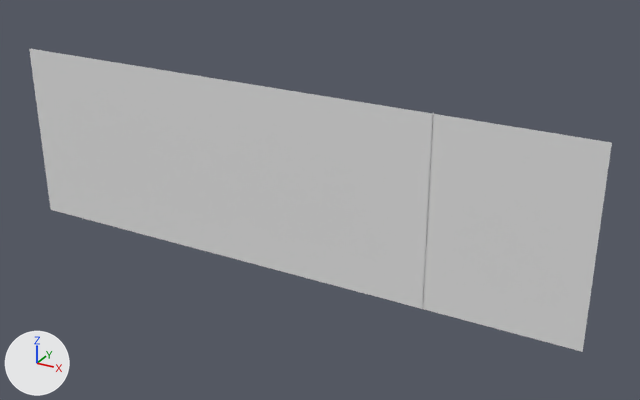
The Blender file This-Mackerel-Sky/Assets/Blender/testlev_01_v02.blend as it was, and as the next commit left it.
The view is the same before and after, from a 50 mm camera at (931.0, -2658.0, 926.0) aimed at (-554.0, 41.0, -424.0). Lighting does not change. The marker at lower left points along +X, +Y and +Z.

The older version as bpy lines, for what is in view:
```python
me_plane_001 = bpy.data.meshes.new('Plane.001')
me_plane_001.from_pydata([(-1939.0, -750.0, 0.0), (482.0, -750.0, 0.0), (-1939.0, 1.0, 0.0), (482.0, 1.0, 0.0), (-103.0, -745.0, 0.0), (-99.0, -745.0, 0.0), (-103.0, 5.0, 0.0), (-99.0, 5.0, 0.0)], [], [(0, 2, 3, 1), (4, 6, 7, 5)])
ob_ground = bpy.data.objects.new('Ground', me_plane_001)
ob_ground.location = (0.0, 0.0, 0.0)
ob_ground.rotation_euler = (1.571, 0.0, 0.0)  # degrees (90, 0, 0)
```
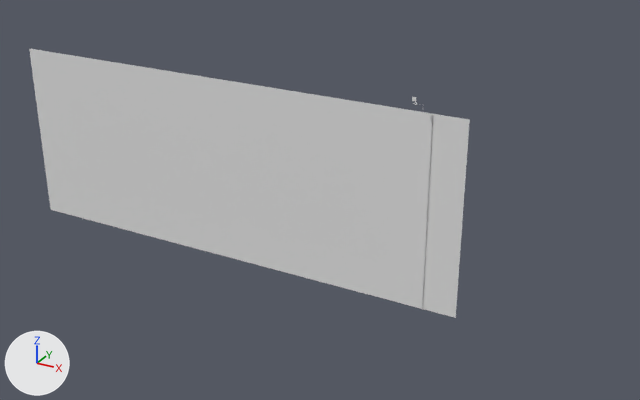
The edits, one by one:
me_plane_001 has 8 vertices, 2 faces and spans x -1939.0..482.0, y -750.0..5.0, z 0.0.
me_plane_001 is used by ob_ground; location (0.0, 0.0, 0.0); rotation (1.571, 0.0, 0.0), in degrees (90, 0, 0).
Part 1, on me_plane_001:
Vertex 1 of me_plane_001 moves from (482.0, -750.0, 0.0) at pixel (582, 351) to (27.0, -750.0, 0.0) at pixel (455, 317).
Vertex 3 of me_plane_001 moves from (482.0, 1.0, 0.0) at pixel (611, 142) to (27.0, 1.0, 0.0) at pixel (469, 119).

Location of each change, [x1, y1, x2, y2] in pixels of the pictures (640 x 400 px):
'Ground', reshaped (24% narrower, 11% shorter): before [29, 49, 612, 352]; after [29, 49, 470, 318]
